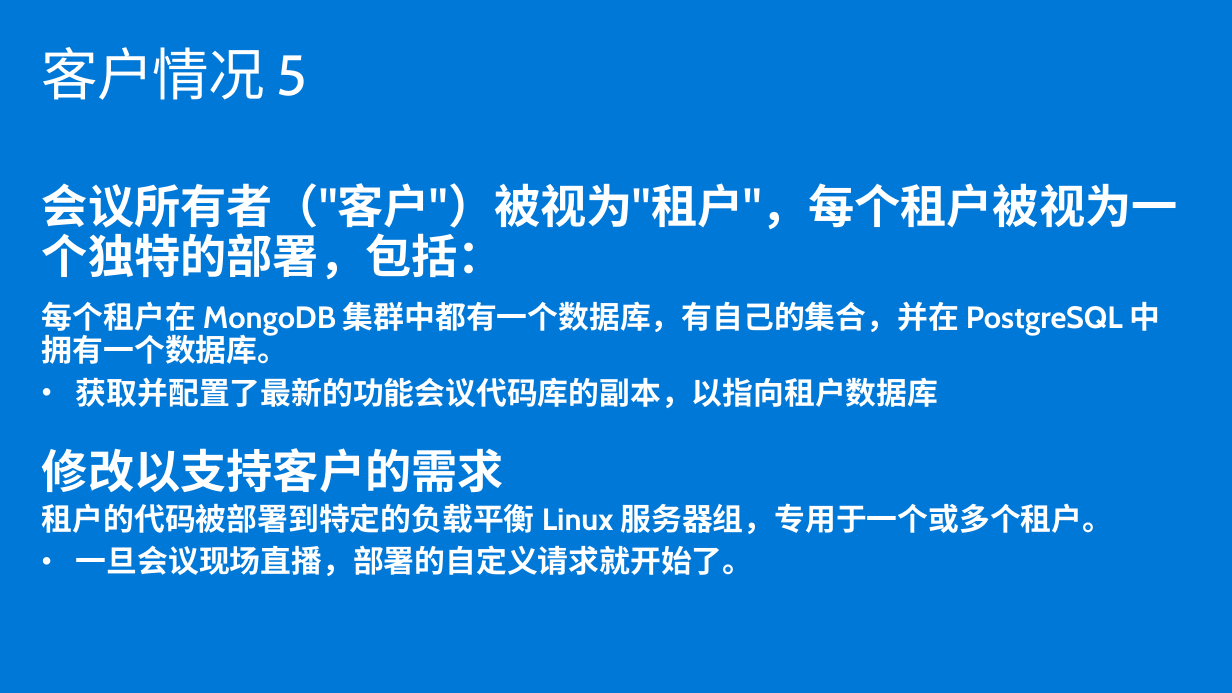
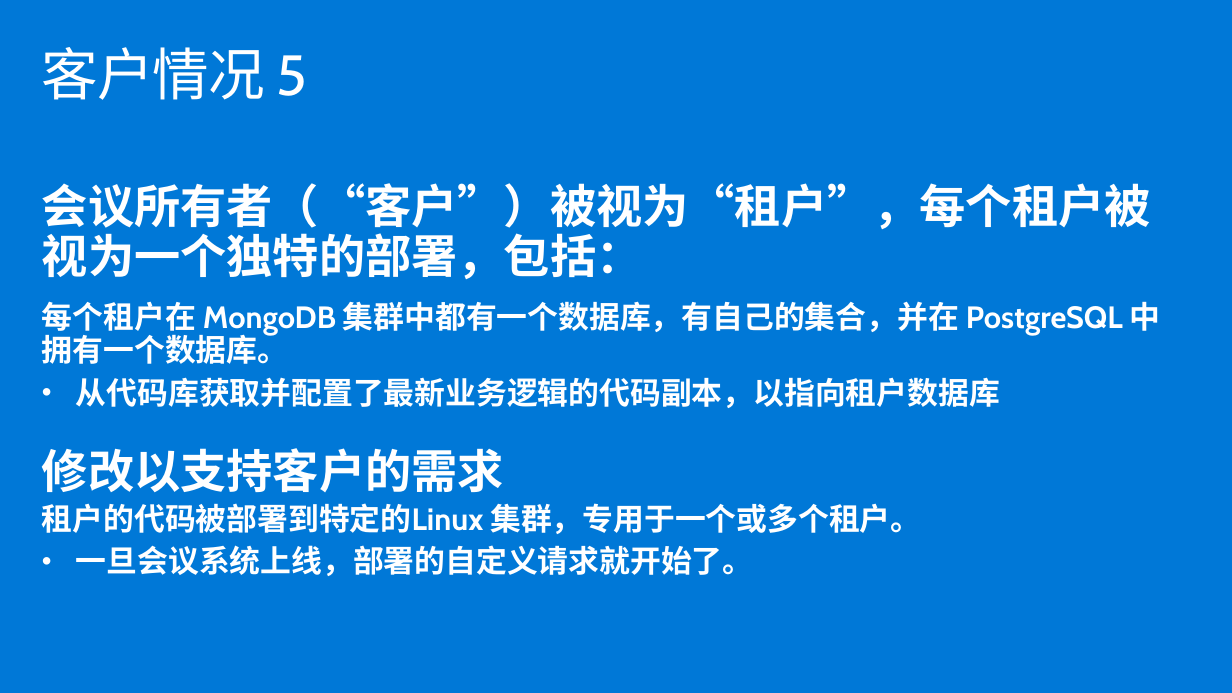
Before and after one commit to Azure/OCPCHINATECH, a slide deck: slide 8 of OCPPTSCSAHandsonLabs/MCW-Cloud-native-applications/Whiteboard design session/白板设计讲师presentation.pptx. Drawn at 1232x693 pixels with LibreOffice and Linux fonts; fonts in the diff are those of the drawing. Boxes give left, top, right and bottom in pixels: in the first picture for what was removed or moved away, otherwise in the second. Text is boxed around its words. In the diff, an @@ line names an element or a change of style, - is before the commit and + after.

```diff
--- a/OCPPTSCSAHandsonLabs/MCW-Cloud-native-applications/Whiteboard design session/白板设计讲师presentation.pptx
+++ b/OCPPTSCSAHandsonLabs/MCW-Cloud-native-applications/Whiteboard design session/白板设计讲师presentation.pptx
@@ text at <box>42,183,1161,576</box>: text changed @@
-• 会议所有者（"客户"）被视为"租户"，每个租户被视为一个独特的部署，包括：
-  每个租户在 MongoDB 集群中都有一个数据库，有自己的集合，并在 PostgreSQL 中拥有一个数据库。
-  获取并配置了最新的功能会议代码库的副本，以指向租户数据库
-• 修改以支持客户的需求
-  租户的代码被部署到特定的负载平衡 Linux 服务器组，专用于一个或多个租户。
-  一旦会议现场直播，部署的自定义请求就开始了。
+• 会议所有者（“客户”）被视为“租户”，每个租户被视为一个独特的部署，包括：
+  每个租户在 MongoDB 集群中都有一个数据库，有自己的集合，并在 PostgreSQL 中拥有一个数据库。
+  从代码库获取并配置了最新业务逻辑的代码副本，以指向租户数据库
+• 修改以支持客户的需求
+  租户的代码被部署到特定的Linux 集群，专用于一个或多个租户。
+  一旦会议系统上线，部署的自定义请求就开始了。
```
Also in this commit, not shown: 7 other slides changed, 3 other files.
